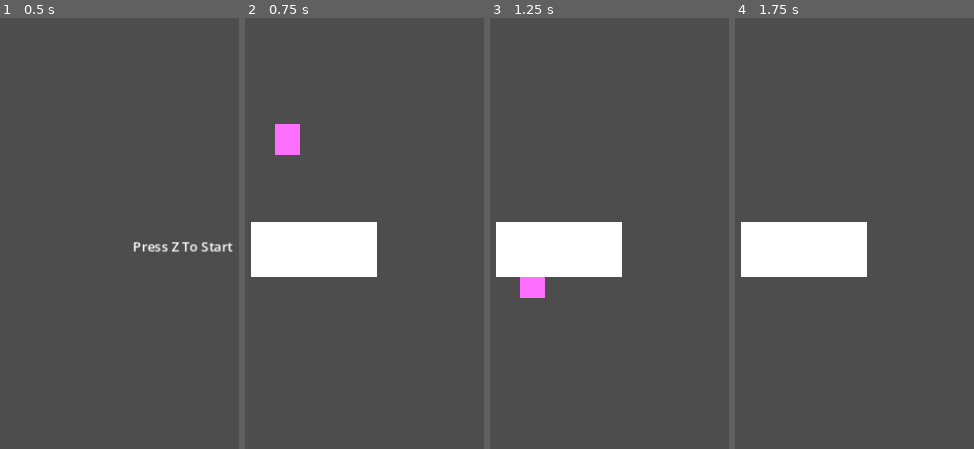
Above: before the commit, frames 1-4 (left to right).
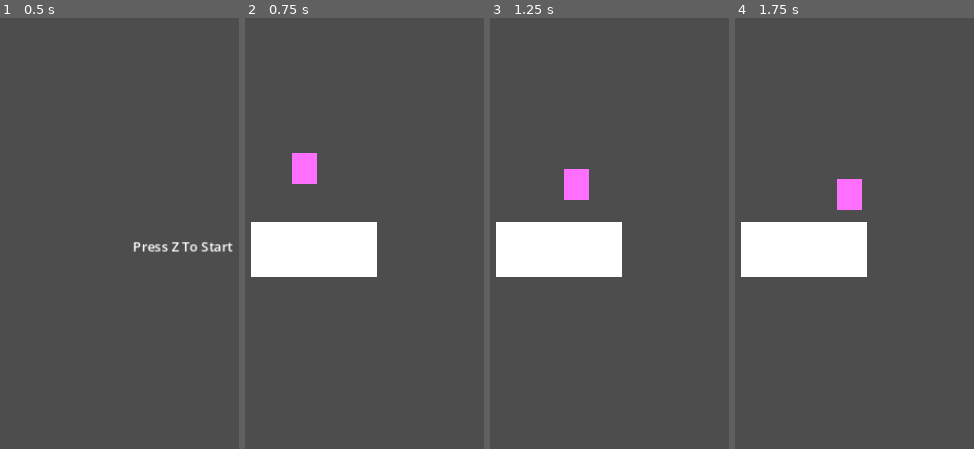
Above: after the commit, the same moments.

Repository: tkeene/LD55
Game: Godot game, scene res://00_boot/00_boot.tscn
Two runs of this game, one before a commit and one after it. Both use one fixed random seed, a clock stepped at 60 frames per second and the inputs below.
Inputs:
- Up to frame 1 (0.5 s): no input
- Up to frame 2 (0.75 s): tap Z (Action) at 0.5, 0.6 s; hold Right (Right) from 0.53 s (still down)
- Up to frame 3 (1.25 s): keep holding Right (Right); tap Up (Up) at 0.77 s
- Up to frame 4 (1.75 s): keep holding Right (Right); tap Z (Action) at 1.35 s; tap Up (Up) at 1.52 s

Frame 1 is identical in both runs. In frame 2, 1.5% of the frame differs, in the area x 12-31%, y 24-39%; in frame 3, 1.3%; in frame 4, 0.8%.

Commit message:
Character Moves And Jumps
* The Player now moves and jumps

Diff:
--- /dev/null
+++ b/LD55/level_camera.tscn
@@ -0,0 +1,3 @@
+[gd_scene format=3 uid="uid://cmyk2tqcsthke"]
+
+[node name="level_camera" type="Camera2D"]
--- a/LD55/levels/11_level.tscn
+++ b/LD55/levels/11_level.tscn
@@ -1,5 +1,6 @@
-[gd_scene load_steps=5 format=3 uid="uid://v13ue5nhk4k8"]
+[gd_scene load_steps=6 format=3 uid="uid://v13ue5nhk4k8"]
 
+[ext_resource type="PackedScene" uid="uid://cmyk2tqcsthke" path="res://level_camera.tscn" id="1_c2my6"]
 [ext_resource type="PackedScene" uid="uid://b1h5xxnqb6uwg" path="res://pawns/player.tscn" id="1_texth"]
 [ext_resource type="Script" path="res://pawns/player.gd" id="2_vtpes"]
 [ext_resource type="Texture2D" uid="uid://cyqc4nl6vjpx" path="res://white_pixel.bmp" id="3_6cf4e"]
@@ -9,13 +10,19 @@
 
 [node name="00Boot" type="Node2D"]
 
+[node name="level_camera" parent="." instance=ExtResource("1_c2my6")]
+anchor_mode = 0
+
 [node name="player" parent="." instance=ExtResource("1_texth")]
+position = Vector2(284, 186)
 script = ExtResource("2_vtpes")
 
-[node name="CollisionShape2D" type="CollisionShape2D" parent="."]
+[node name="StaticBody2D" type="StaticBody2D" parent="."]
+
+[node name="CollisionShape2D" type="CollisionShape2D" parent="StaticBody2D"]
 position = Vector2(303.5, 277.5)
 scale = Vector2(151.295, 66.3258)
 shape = SubResource("RectangleShape2D_tmv8q")
 
-[node name="Sprite2D" type="Sprite2D" parent="CollisionShape2D"]
+[node name="Sprite2D" type="Sprite2D" parent="StaticBody2D/CollisionShape2D"]
 texture = ExtResource("3_6cf4e")
--- /dev/null
+++ b/LD55/pawns/bouncy_physics_material.tres
@@ -0,0 +1,4 @@
+[gd_resource type="PhysicsMaterial" format=3 uid="uid://ct3e1se8khccv"]
+
+[resource]
+friction = 0.0
--- /dev/null
+++ b/LD55/pawns/default_physics_material.tres
@@ -0,0 +1,5 @@
+[gd_resource type="PhysicsMaterial" format=3 uid="uid://oag4xef8sml8"]
+
+[resource]
+friction = 0.0
+bounce = 0.9
--- a/LD55/pawns/player.gd
+++ b/LD55/pawns/player.gd
@@ -1,11 +1,46 @@
-extends RigidBody2D
+extends CharacterBody2D
 
+const GROUND_MAX_SPEED : float = 4000.0
+const GROUND_ACCELERATION : float = 500.0
+const GRAVITY : float = 100.0
+const DEFAULT_JUMP_COOLDOWN : float = 0.25
+const JUMP_VELOCITY : float = 80.0
+const DECELERATION : float = 0.1
+
+var remaining_jump_cooldown_seconds = 0.0
 
 # Called when the node enters the scene tree for the first time.
 func _ready():
 	pass # Replace with function body.
 
+func _process(delta):
+	# TODO Animation
+	pass
 
-# Called every frame. 'delta' is the elapsed time since the previous frame.
-func _process(delta):
-	pass
+func _physics_process(delta):
+	if delta > 0.0:
+		remaining_jump_cooldown_seconds -= delta
+		# Input
+		var horizontal_input : float = 0.0
+		var jump_pressed : bool = false
+		if Input.is_action_pressed("Left"):
+			horizontal_input -= 1.0
+		if Input.is_action_pressed("Right"):
+			horizontal_input += 1.0
+		if Input.is_action_just_pressed("Action") and remaining_jump_cooldown_seconds <= 0.0:
+			jump_pressed = true
+		# Floor Check
+		# TODO physics check
+		# TODO coyote time
+		var is_on_floor = true
+		# Platforming Physics
+		var current_velocity : Vector2 = velocity
+		current_velocity.x = horizontal_input * GROUND_MAX_SPEED * delta
+		if jump_pressed:
+			current_velocity.y -= JUMP_VELOCITY
+			remaining_jump_cooldown_seconds = DEFAULT_JUMP_COOLDOWN
+		else:
+			current_velocity.y += GRAVITY * delta
+		velocity = current_velocity
+
+		move_and_slide()
--- a/LD55/pawns/player.tscn
+++ b/LD55/pawns/player.tscn
@@ -1,10 +1,15 @@
-[gd_scene load_steps=2 format=3 uid="uid://b1h5xxnqb6uwg"]
+[gd_scene load_steps=3 format=3 uid="uid://b1h5xxnqb6uwg"]
 
 [ext_resource type="Texture2D" uid="uid://c2ce7wgpsvaxf" path="res://debug_pixel.bmp" id="1_3jttf"]
 
-[node name="Player" type="RigidBody2D"]
+[sub_resource type="RectangleShape2D" id="RectangleShape2D_sc4ya"]
+
+[node name="Player" type="CharacterBody2D"]
+
+[node name="CollisionShape2D" type="CollisionShape2D" parent="."]
+shape = SubResource("RectangleShape2D_sc4ya")
 
 [node name="Sprite2D" type="Sprite2D" parent="."]
-position = Vector2(272, 140)
+position = Vector2(0, -6)
 scale = Vector2(30, 37.5)
 texture = ExtResource("1_3jttf")
Not shown, removed: LD55/LDJAM55_AthleticTalentWillSaveYourSkin.mp3.import
Not shown, removed: LD55/LDJam55_ContemplatingPainfulLacerations.mp3.import
Not shown, added: LD55/music/LDJAM55_AthleticTalentWillSaveYourSkin.mp3.import
Not shown, added: LD55/music/LDJam55_ContemplatingPainfulLacerations.mp3.import
Not shown, added: LD55/music/LDJAM55_AthleticTalentWillSaveYourSkin.mp3
Not shown, added: LD55/music/LDJam55_ContemplatingPainfulLacerations.mp3
